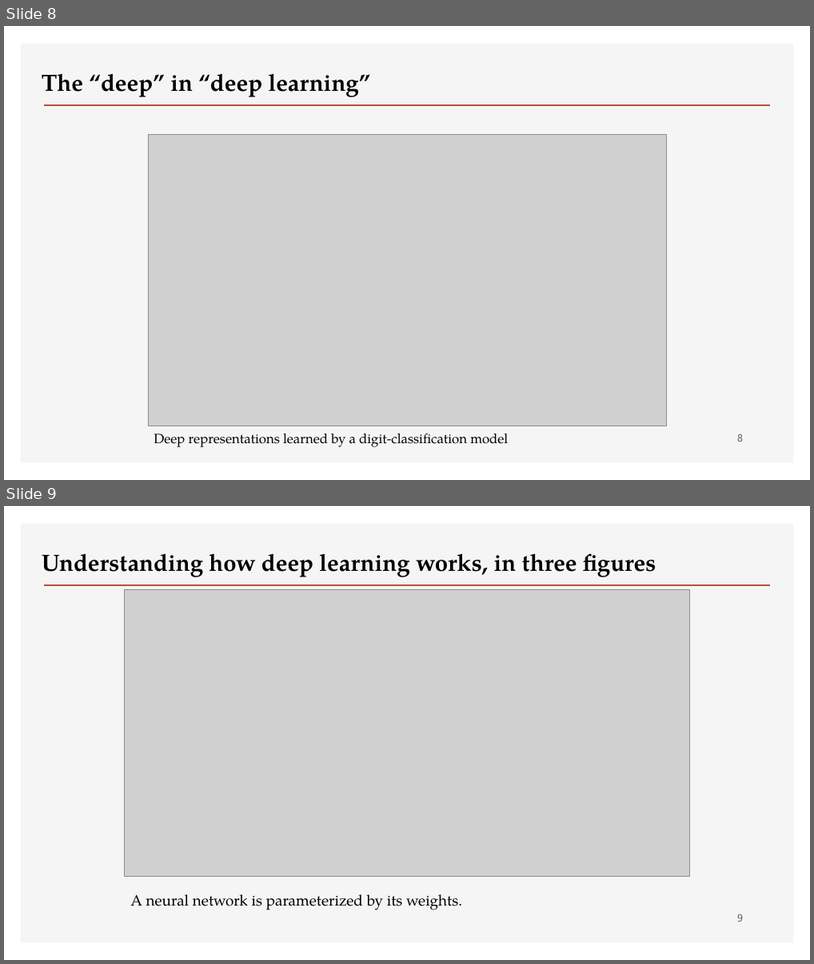
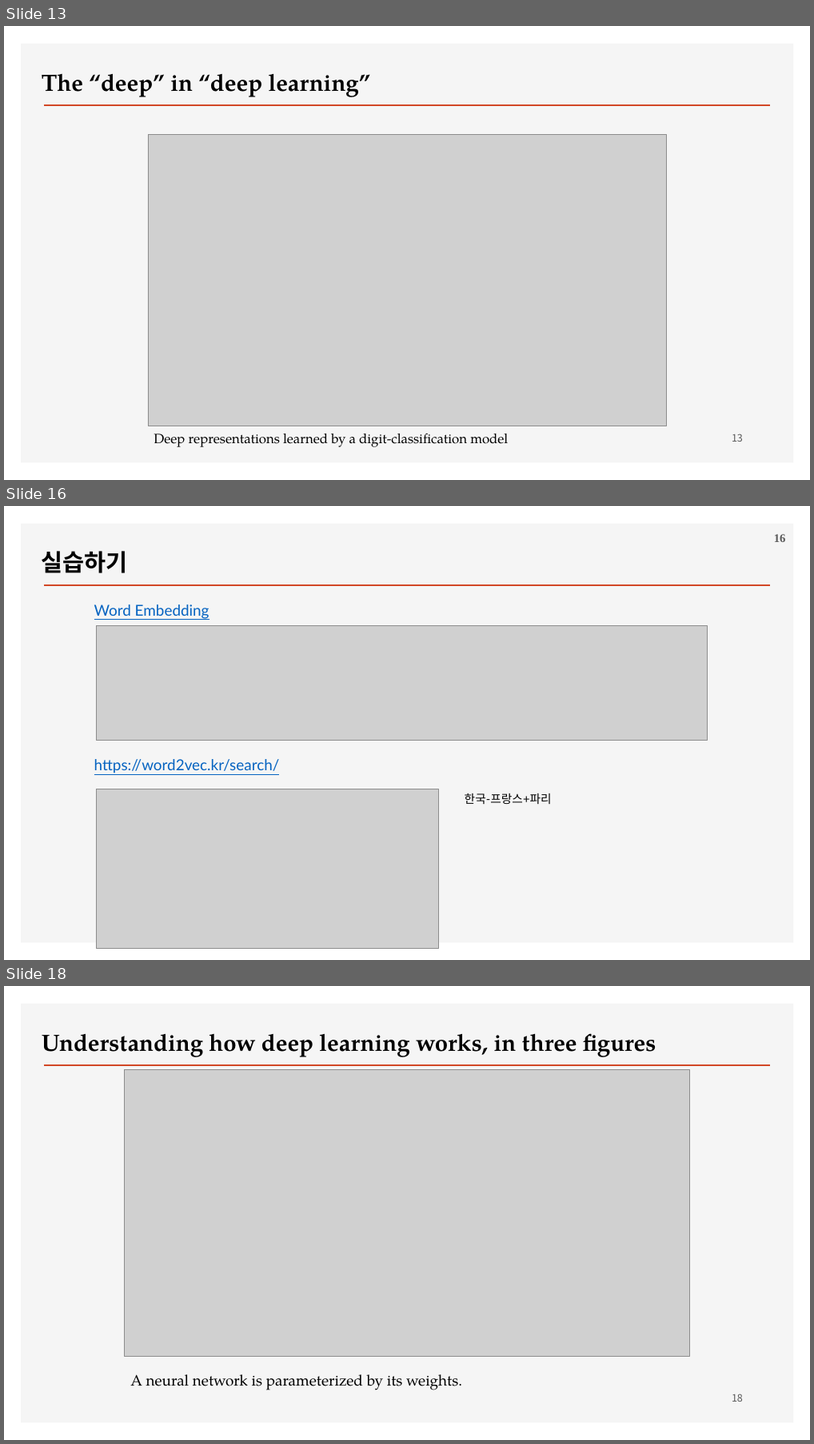
Before and after one commit to ancestor9/2026_Fall_Deep-Learning-with-Python, a slide deck: Chapter 01 What is deep learning.pptx. Shown one above the other, each under a label of ours: slides 8 and 9 before the commit, slides 13, 16 and 18 after it; the slides between them are not shown. The pictures are 814x964 and 814x1444 pixels, drawn with LibreOffice and Linux fonts; fonts in the diff are those of the drawing; grey boxes stand for pictures; background and template pictures are left out. Boxes give left, top, right and bottom in pixels: in the first picture for what was removed or moved away, otherwise in the second. Text is boxed around its words. In the diff, an @@ line names an element or a change of style, - is before the commit and + after.

```diff
--- a/Chapter 01 What is deep learning.pptx
+++ b/Chapter 01 What is deep learning.pptx
@@ slide 16 added at (4,506,810,960), background #FFFFFF; not listed: 2 template elements that a slide beside it also shows @@
@@ text added at (42,551,128,573), 28 pt, text #000000, bold @@
+실습하기
@@ page number added at (774,534,786,542), 14 pt, text #595959, bold @@
+16
@@ text added at (94,604,210,619), 18 pt, text #0563C1, underline @@
+Word Embedding
@@ picture added at (96,625,707,740) @@
@@ text added at (94,759,280,773), 18 pt, text #0563C1, underline @@
+https://word2vec.kr/search/
@@ picture added at (96,788,438,948) @@
@@ text added at (465,793,552,804), 14 pt, text #000000 @@
+한국-프랑스+파리
@@ what was slide 8 is now slide 13 @@
@@ page number at (732,433,743,441): text changed @@
-8
+13
@@ what was slide 9 is now slide 18 @@
@@ page number at (732,1393,743,1401): text changed @@
-9
+18
```
Also in this commit, not shown: 8 other slides added.
